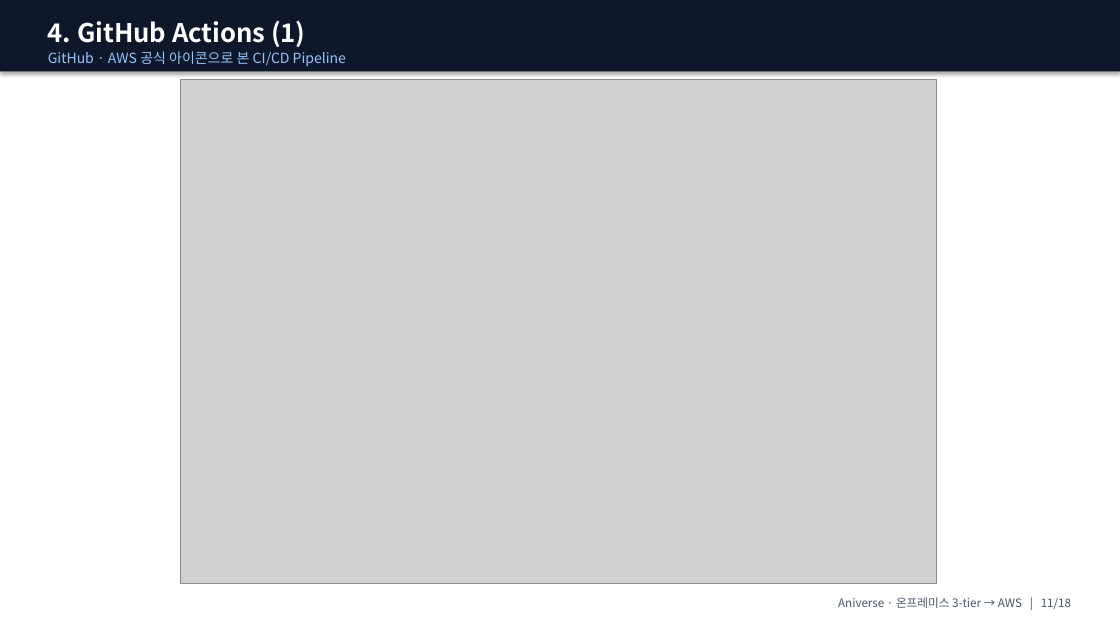
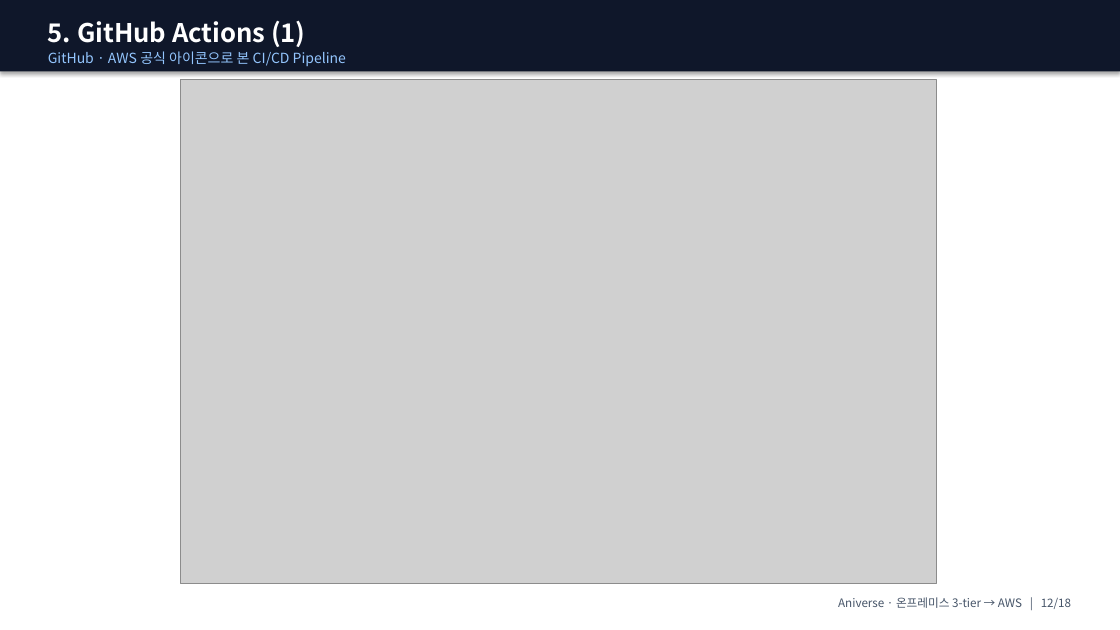
Before and after one commit to ho0215/anime-project-infra, a slide deck: slide 12 of docs/presentation/ppt/Aniverse_발표_강사용.pptx (slide 11 before the commit). Drawn at 1120x630 pixels with LibreOffice and Linux fonts; fonts in the diff are those of the drawing; grey boxes stand for pictures. Boxes give left, top, right and bottom in pixels: in the first picture for what was removed or moved away, otherwise in the second. Text is boxed around its words. In the diff, an @@ line names an element or a change of style, - is before the commit and + after.

```diff
--- a/docs/presentation/ppt/Aniverse_발표_강사용.pptx
+++ b/docs/presentation/ppt/Aniverse_발표_강사용.pptx
@@ text at [48,20,306,47]: text changed @@
-4. GitHub Actions (1)
+5. GitHub Actions (1)
@@ text at [838,597,1071,609]: text changed @@
-Aniverse · 온프레미스 3-tier → AWS | 11/18
+Aniverse · 온프레미스 3-tier → AWS | 12/18
```
Also in this commit, not shown: 12 other slides changed, 7 other files.
